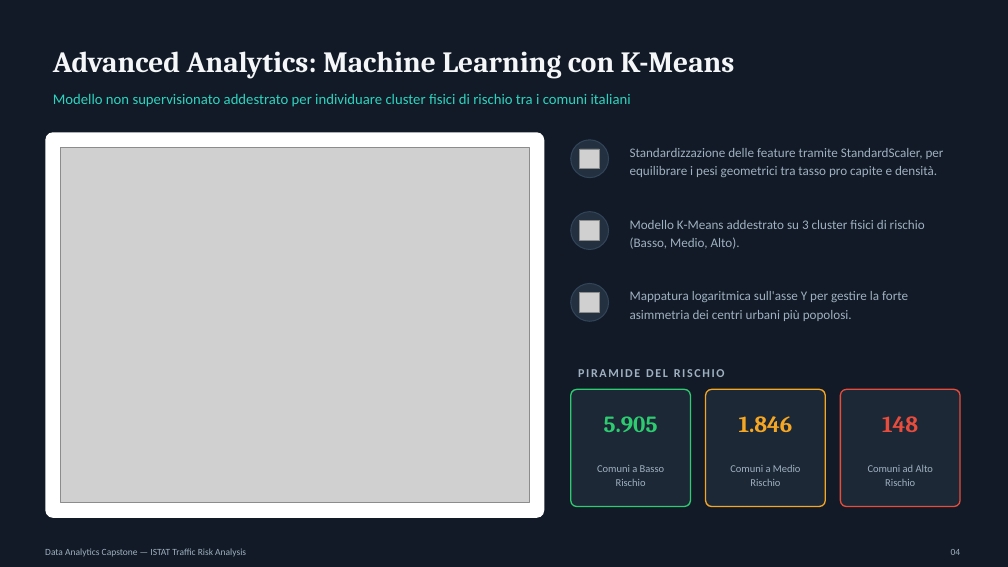
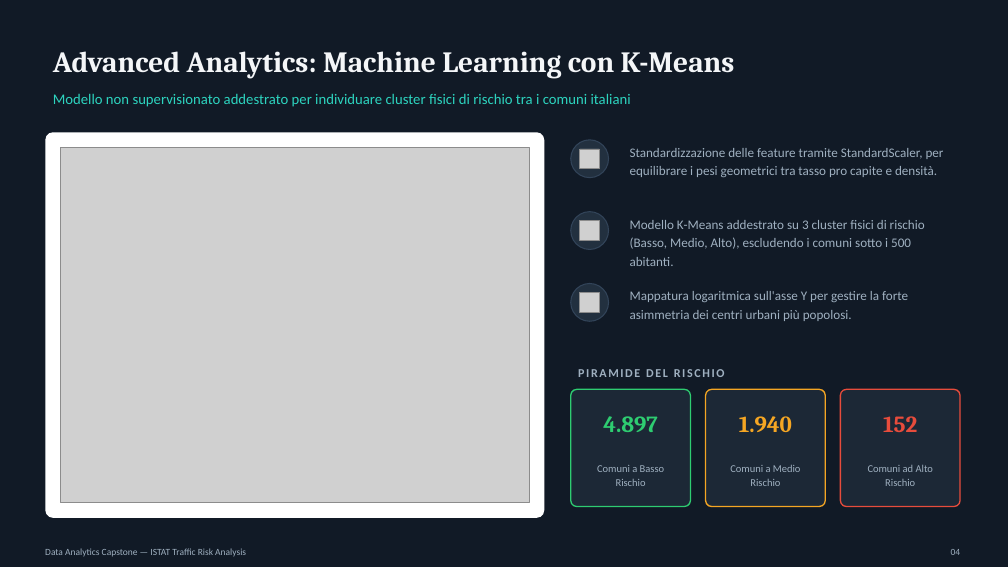
Before and after one commit to calogerosutera1/Capstone_Project_Boolean, a slide deck: slide 4 of dashboard/Presentazione_Capstone_Traffic.pptx. Drawn at 1008x567 pixels with LibreOffice and Linux fonts; fonts in the diff are those of the drawing; grey boxes stand for pictures. Boxes give left, top, right and bottom in pixels: in the first picture for what was removed or moved away, otherwise in the second. Text is boxed around its words. In the diff, an @@ line names an element or a change of style, - is before the commit and + after.

```diff
--- a/dashboard/Presentazione_Capstone_Traffic.pptx
+++ b/dashboard/Presentazione_Capstone_Traffic.pptx
@@ text at (630,220,925,266): text changed @@
-Modello K-Means addestrato su 3 cluster fisici di rischio (Basso, Medio, Alto).
+Modello K-Means addestrato su 3 cluster fisici di rischio (Basso, Medio, Alto), escludendo i comuni sotto i 500 abitanti.
@@ text at (603,416,658,432): text changed @@
-5.905
+4.897
@@ text at (739,416,792,432): text changed @@
-1.846
+1.940
@@ text at (883,416,917,432): text changed @@
-148
+152
```
Also in this commit, not shown: 1 other slide changed, 3 other files.
